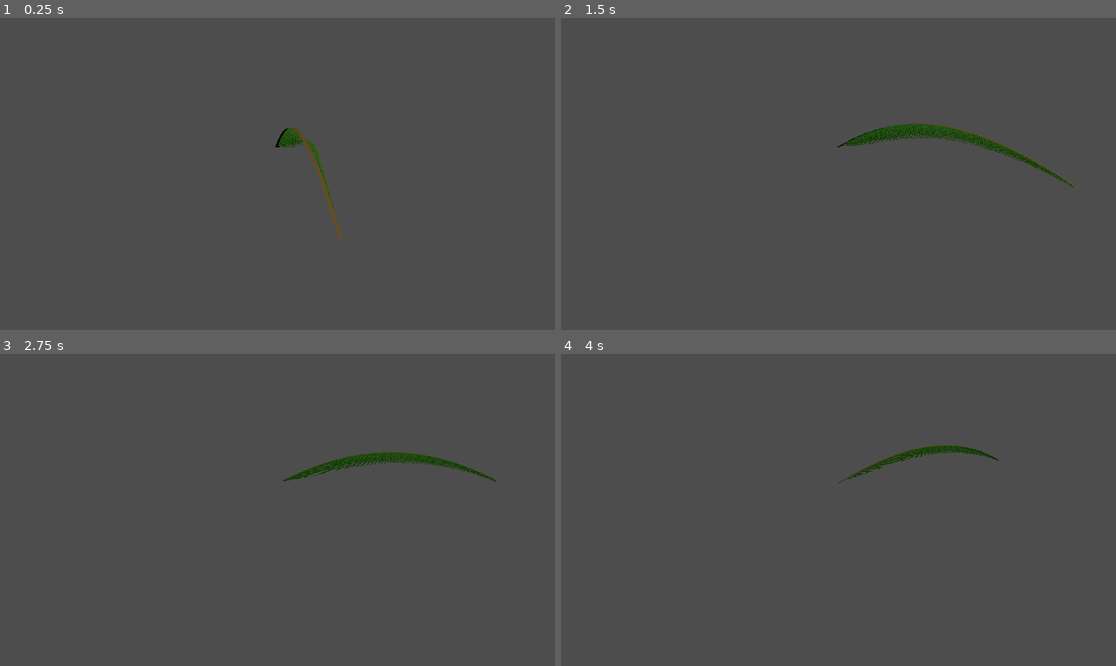
Above: before the commit, frames 1-4 (two rows, left to right).
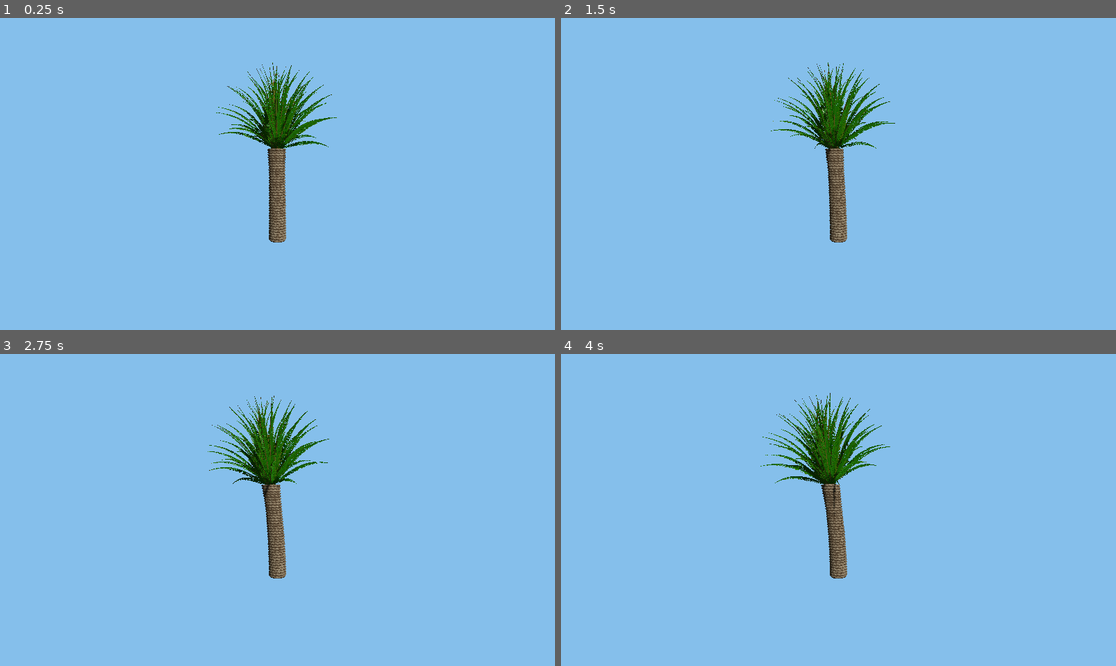
Above: after the commit, the same moments.

Repository: DeniLaFauci/mondo_naturale
Game: Godot game, scene res://test_palma.tscn
Same seed, same stepped clock (60 frames per second), same inputs: the game is played once before the commit and once after it. This scene is started directly instead of the project's main scene.
Inputs:
- Up to frame 1 (0.25 s): no input
- Up to frame 2 (1.5 s): hold Right 0.53-1.28 s; hold Shift 0.53-1.28 s; tap Space at 0.77 s; hold Down from 1.28 s (still down); tap C at 1.35 s
- Up to frame 3 (2.75 s): tap Space at 1.52 s; release Down at 2.03 s; hold Right from 2.03 s (still down); hold Shift from 2.03 s (still down)
- Up to frame 4 (4 s): release Right at 2.78 s; release Shift at 2.78 s; hold Up 2.78-3.53 s; tap C at 2.85 s; tap Space at 3.02, 3.77 s; hold Left from 3.53 s (still down); hold Shift from 3.53 s (still down)

The runs differ from the first frame. In frame 1, 100% of the frame differs, in the area x 0-100%, y 0-100%; in frame 2, 100%; in frame 3, 100%; in frame 4, 100%.

Commit message:
feat(palma): unione tronco procedurale a losanghe e chioma su test_palma

Diff:
--- a/test_palma.gd
+++ b/test_palma.gd
@@ -1,30 +1,84 @@
 extends Node3D
+
+const TroncoPalma = preload("res://tronco_palma.gd")
+const FrondaPalma = preload("res://fronda_palma.gd")
 
 var perno: Node3D
 
 func _ready() -> void:
-	# 1. Luce
+	# Luce solare
 	var luce = DirectionalLight3D.new()
+	luce.rotation_degrees = Vector3(-45, 35, 0)
+	luce.shadow_enabled = true
 	add_child(luce)
-	luce.position = Vector3(3, 5, 4)
-	luce.look_at(Vector3.ZERO, Vector3.UP)
 
+	# Luce ambiente
+	var env = WorldEnvironment.new()
+	var environment = Environment.new()
+	environment.background_mode = Environment.BG_COLOR
+	environment.background_color = Color(0.52, 0.75, 0.92)
+	environment.ambient_light_source = Environment.AMBIENT_SOURCE_COLOR
+	environment.ambient_light_color = Color(0.38, 0.44, 0.48)
+	env.environment = environment
+	add_child(env)
+
+	# Telecamera posizionata per inquadrare tutta la palma
 	var cam = Camera3D.new()
+	cam.position = Vector3(0.0, 5.0, 12.0)
 	add_child(cam)
-	cam.position = Vector3(0.0, 1.0, 3.5)
-	cam.look_at(Vector3(0.0, 0.0, 1.2), Vector3.UP)
+	cam.look_at(Vector3(0.0, 4.0, 0.0), Vector3.UP)
 
-	# 3. Perno e istanze della palma
+	# 3. Perno rotante
 	perno = Node3D.new()
 	add_child(perno)
 
-	var script_fronda = load("res://fronda_palma.gd")
-	var mesh_fronda = script_fronda.costruisci(2.8, 0.9)
+	var rng = RandomNumberGenerator.new()
+	rng.randomize()
 
-	var inst = MeshInstance3D.new()
-	inst.mesh = mesh_fronda
-	perno.add_child(inst)
+	var dati_tronco = TroncoPalma.costruisci(5.5, rng)
+	var inst_tronco = MeshInstance3D.new()
+	inst_tronco.mesh = dati_tronco.mesh
+	perno.add_child(inst_tronco)
 
+	# Innesco della chioma sull'apice inclinato del fusto
+	var chioma = costruisci_chioma(rng)
+	chioma.position = dati_tronco.apice
+
+	var up_fusto = dati_tronco.tangente
+	if abs(up_fusto.dot(Vector3.UP)) < 0.999:
+		var asse_rot = Vector3.UP.cross(up_fusto).normalized()
+		var angolo_rot = Vector3.UP.angle_to(up_fusto)
+		chioma.transform.basis = Basis(asse_rot, angolo_rot)
+
+	perno.add_child(chioma)
+
+func costruisci_chioma(rng: RandomNumberGenerator) -> Node3D:
+	var nodo = Node3D.new()
+	var num_fronde = 72
+	var angolo_aureo = 2.39996323
+
+	for idx in range(num_fronde):
+		var t = float(idx) / float(num_fronde - 1)
+		var lungh = lerp(3.2, 5.0, pow(t, 0.45))
+		var arco = lerp(0.8, 2.0, pow(t, 0.65))
+		var fronda_mesh = FrondaPalma.costruisci(lungh, arco, rng)
+		var inst = MeshInstance3D.new()
+		inst.mesh = fronda_mesh
+
+		var azimut = idx * angolo_aureo
+		var elevaz = lerp(deg_to_rad(8.0), deg_to_rad(-82.0), pow(t, 0.65))
+		var r_calotta = lerp(0.06, 0.38, pow(t, 0.7))
+
+		var pos_innesto = Vector3(cos(azimut) * r_calotta, -pow(t, 1.2) * 0.28, sin(azimut) * r_calotta)
+		inst.position = pos_innesto
+		inst.rotation.y = -azimut + PI * 0.5
+		inst.rotation.x = elevaz
+		var rollio_z = sin(idx * 2.3) * deg_to_rad(lerp(2.0, 11.0, t))
+		inst.rotation.z = rollio_z
+
+		nodo.add_child(inst)
+
+	return nodo
 func _process(delta: float) -> void:
 	if perno:
-		perno.rotate_y(0.4 * delta)
+		perno.rotate_y(0.35 * delta)
--- /dev/null
+++ b/tronco_palma.gd
@@ -0,0 +1,112 @@
+extends RefCounted
+
+static func costruisci(altezza: float = 5.5, rng: RandomNumberGenerator = null) -> Dictionary:
+	if rng == null:
+		rng = RandomNumberGenerator.new()
+		rng.randomize()
+
+	var st = SurfaceTool.new()
+	st.begin(Mesh.PRIMITIVE_TRIANGLES)
+
+	var mat = ShaderMaterial.new()
+	mat.shader = load("res://tronco_palma.gdshader")
+
+	var num_anelli = 36
+	var spicchi = 14
+	var raggio_tronco = 0.48
+
+	# Curvatura organica dolcissima del fusto
+	var dir_curva = rng.randf_range(0.0, TAU)
+	var asse_curva = Vector3(cos(dir_curva), 0.0, sin(dir_curva)) * rng.randf_range(0.25, 0.55)
+
+	# 1. Calcolo asse centrale e profilo di spessore
+	var nodi_asse: Array[Vector3] = []
+	var raggi_medi: Array[float] = []
+
+	for s in range(num_anelli + 1):
+		var t = float(s) / float(num_anelli)
+		var y = t * altezza
+		var deviazione = asse_curva * pow(t, 1.8)
+		nodi_asse.append(Vector3(deviazione.x, y, deviazione.z))
+
+		# Profilo: colonna salda che si allarga a campana dolce negli ultimi 15%
+		var r = raggio_tronco * (1.0 - t * 0.08)
+		if t > 0.72:
+			var u_colletto = (t - 0.72) / 0.28
+			r += pow(u_colletto, 1.4) * 0.08 # Raccordo solido senza palla a fungo
+		raggi_medi.append(r)
+
+	# 2. Generazione tessellatura a losanghe/diamanti sfalsati
+	for s in range(num_anelli):
+		var t1 = float(s) / float(num_anelli)
+		var t2 = float(s + 1) / float(num_anelli)
+		var c1 = nodi_asse[s]
+		var c2 = nodi_asse[s + 1]
+
+		# Sfalsamento ad elica tra anelli per creare la trama a scacchiera
+		var shift1 = (PI / float(spicchi)) if (s % 2 == 1) else 0.0
+		var shift2 = (PI / float(spicchi)) if ((s + 1) % 2 == 1) else 0.0
+
+		for i in range(spicchi):
+			var a1_basso = float(i) / float(spicchi) * TAU + shift1
+			var a2_basso = float(i + 1) / float(spicchi) * TAU + shift1
+			var a1_alto = float(i) / float(spicchi) * TAU + shift2
+			var a2_alto = float(i + 1) / float(spicchi) * TAU + shift2
+
+			# Direzioni radiali
+			var d1_basso = Vector3(cos(a1_basso), 0.0, sin(a1_basso))
+			var d2_basso = Vector3(cos(a2_basso), 0.0, sin(a2_basso))
+			var d1_alto = Vector3(cos(a1_alto), 0.0, sin(a1_alto))
+			var d2_alto = Vector3(cos(a2_alto), 0.0, sin(a2_alto))
+
+			var r_base1 = raggi_medi[s]
+			var r_base2 = raggi_medi[s + 1]
+
+			var v1 = c1 + d1_basso * r_base1
+			var v2 = c1 + d2_basso * r_base1
+			var v3 = c2 + d2_alto * r_base2
+			var v4 = c2 + d1_alto * r_base2
+
+			# Mensola orizzontale a sbalzo: cresta larga che sporge a ripiano
+			var sporgenza = 0.065
+			var dir_m1 = (d1_basso + d1_alto).normalized()
+			var dir_m2 = (d2_basso + d2_alto).normalized()
+			var c_medio = (c1 + c2) * 0.5 + Vector3(0.0, (c2.y - c1.y) * 0.15, 0.0)
+
+			var r_mensola = (r_base1 + r_base2) * 0.5 + sporgenza
+			var m1 = c_medio + dir_m1 * r_mensola
+			var m2 = c_medio + dir_m2 * r_mensola
+
+			var u_coord1 = float(i) / float(spicchi)
+			var u_coord2 = float(i + 1) / float(spicchi)
+			var t_med = (t1 + t2) * 0.5
+
+			# Faccia inferiore: sale dal solco buio fino alla cresta della mensola
+			st.set_color(Color(0.18, 0.0, 0.0)); st.set_uv(Vector2(u_coord1, t1)); st.add_vertex(v1)
+			st.set_color(Color(0.18, 0.0, 0.0)); st.set_uv(Vector2(u_coord2, t1)); st.add_vertex(v2)
+			st.set_color(Color(0.95, 0.0, 0.0)); st.set_uv(Vector2(u_coord2, t_med)); st.add_vertex(m2)
+
+			st.set_color(Color(0.18, 0.0, 0.0)); st.set_uv(Vector2(u_coord1, t1)); st.add_vertex(v1)
+			st.set_color(Color(0.18, 0.0, 0.0)); st.set_uv(Vector2(u_coord2, t_med)); st.add_vertex(m2)
+			st.set_color(Color(0.95, 0.0, 0.0)); st.set_uv(Vector2(u_coord1, t_med)); st.add_vertex(m1)
+
+			# Faccia superiore: ripiano a gradino che rientra nel solco dell'anello successivo
+			st.set_color(Color(0.95, 0.0, 0.0)); st.set_uv(Vector2(u_coord1, t_med)); st.add_vertex(m1)
+			st.set_color(Color(0.95, 0.0, 0.0)); st.set_uv(Vector2(u_coord2, t_med)); st.add_vertex(m2)
+			st.set_color(Color(0.25, 0.0, 0.0)); st.set_uv(Vector2(u_coord2, t2)); st.add_vertex(v3)
+
+			st.set_color(Color(0.95, 0.0, 0.0)); st.set_uv(Vector2(u_coord1, t_med)); st.add_vertex(m1)
+			st.set_color(Color(0.95, 0.0, 0.0)); st.set_uv(Vector2(u_coord2, t2)); st.add_vertex(v3)
+			st.set_color(Color(0.25, 0.0, 0.0)); st.set_uv(Vector2(u_coord1, t2)); st.add_vertex(v4)
+
+#--------------------------------------------------
+	st.generate_normals()
+	var mesh = st.commit()
+	mesh.surface_set_material(0, mat)
+	var apice = nodi_asse[-1]
+	var tangente = (nodi_asse[-1] - nodi_asse[-2]).normalized()
+	return {
+		"mesh": mesh,
+		"apice": apice,
+		"tangente": tangente
+	}
--- /dev/null
+++ b/tronco_palma.gdshader
@@ -0,0 +1,39 @@
+shader_type spatial;
+render_mode cull_disabled;
+
+uniform vec3 col_corteccia_grigia : source_color = vec3(0.62, 0.56, 0.46);
+uniform vec3 col_corteccia_bruna : source_color = vec3(0.44, 0.36, 0.28);
+uniform vec3 col_solco_profondo : source_color = vec3(0.16, 0.11, 0.07);
+
+// Rumore procedurale per le screpolature della corteccia
+float hash(vec2 p) {
+	return fract(sin(dot(p, vec2(127.1, 311.7))) * 43758.5453);
+}
+
+float rumore_corteccia(vec2 uv) {
+	vec2 i = floor(uv);
+	vec2 f = fract(uv);
+	f = f * f * (3.0 - 2.0 * f);
+	float a = hash(i);
+	float b = hash(i + vec2(1.0, 0.0));
+	float c = hash(i + vec2(0.0, 1.0));
+	float d = hash(i + vec2(1.0, 1.0));
+	return mix(mix(a, b, f.x), mix(c, d, f.x), f.y);
+}
+
+void fragment() {
+	vec2 uv_fibra = vec2(UV.x * 45.0, UV.y * 12.0);
+	float n = rumore_corteccia(uv_fibra);
+
+	// Crepe verticali e fessurazioni del legno
+	float crepe = sin(UV.x * 160.0 + n * 4.0) * 0.5 + 0.5;
+	vec3 base = mix(col_corteccia_bruna, col_corteccia_grigia, n * 0.7 + crepe * 0.3);
+
+	// Ombra nei solchi orizzontali (trasmessa dalla geometria tramite COLOR.r)
+	float solco = COLOR.r;
+	vec3 colore_finale = mix(col_solco_profondo, base, clamp(solco, 0.0, 1.0));
+
+	ALBEDO = colore_finale;
+	ROUGHNESS = 0.92;
+	SPECULAR = 0.02;
+}
